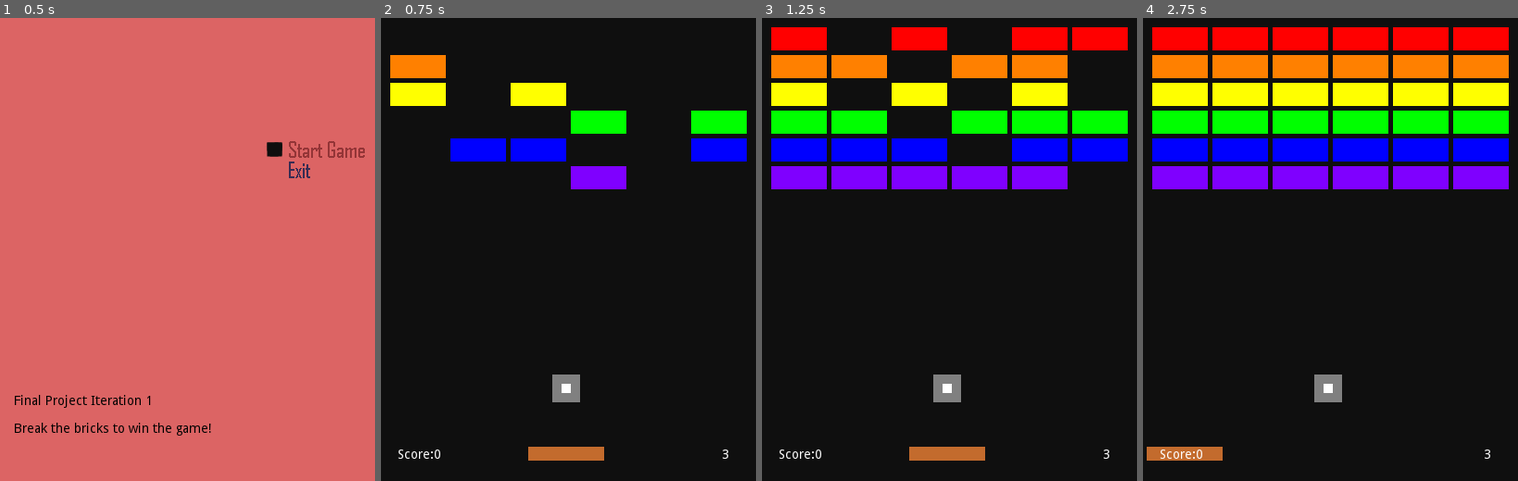
Above: before the commit, frames 1-4 (left to right).
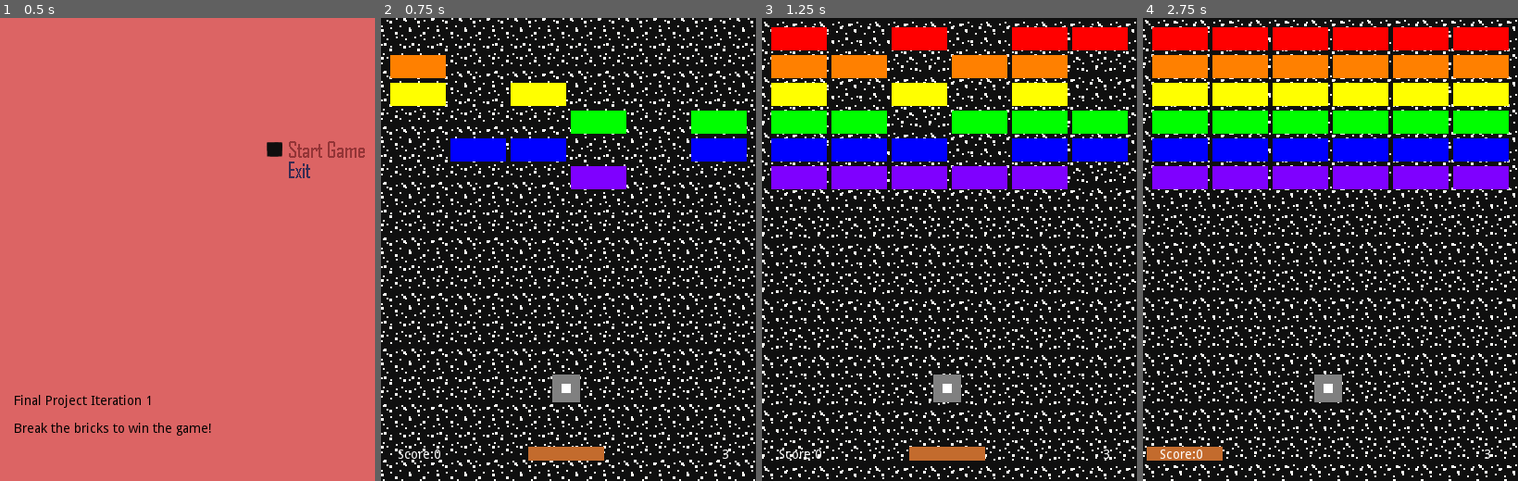
Above: after the commit, the same moments.

Repository: CodyMiner/FP-Breaker-Breaker
Game: Godot game, scene res://src/TitleScreen.tscn
Two runs of this game, one before a commit and one after it. Both use one fixed random seed, a clock stepped at 60 frames per second and the inputs below.
Inputs (mouse positions are in pixels of both pictures, inside the frame that each line leads up to):
- Up to frame 1 (0.5 s): no input
- Up to frame 2 (0.75 s): click (696, 147) at 0.5 s
- Up to frame 3 (1.25 s): no input
- Up to frame 4 (2.75 s): tap Enter (enter) at 1.25, 2.1 s; hold D (go_right) 1.28-2.03 s; hold Enter (enter) 1.28-2.03 s; hold A (go_left) from 2.03 s (still down)

Frame 1 is identical in both runs. In frame 2, 9.2% of the frame differs, in the area x 0-100%, y 0-100%; in frame 3, 8.1%; in frame 4, 7.5%.

Commit message:
Add parallax slow

Diff:
--- a/project/src/Background.tscn
+++ b/project/src/Background.tscn
@@ -6,6 +6,9 @@
 [ext_resource path="res://assets/hammering.wav" type="AudioStream" id=4]
 [ext_resource path="res://src/Bottom.gd" type="Script" id=5]
 [ext_resource path="res://src/GameUI.tscn" type="PackedScene" id=6]
+[ext_resource path="res://assets/snow.png" type="Texture" id=7]
+[ext_resource path="res://src/ParallaxLayer.gd" type="Script" id=8]
+[ext_resource path="res://src/ParallaxLayer2.gd" type="Script" id=9]
 
 [sub_resource type="SegmentShape2D" id=1]
 b = Vector2( 0, 500 )
@@ -111,5 +114,26 @@
 __meta__ = {
 "_edit_use_anchors_": false
 }
+
+[node name="ParallaxBackground" type="ParallaxBackground" parent="."]
+scroll_ignore_camera_zoom = true
+
+[node name="ParallaxLayer" type="ParallaxLayer" parent="ParallaxBackground"]
+motion_mirroring = Vector2( 810, 1000 )
+script = ExtResource( 8 )
+
+[node name="Sprite" type="Sprite" parent="ParallaxBackground/ParallaxLayer"]
+scale = Vector2( 2, 2 )
+texture = ExtResource( 7 )
+centered = false
+
+[node name="ParallaxLayer2" type="ParallaxLayer" parent="ParallaxBackground"]
+motion_mirroring = Vector2( 1215, 1500 )
+script = ExtResource( 9 )
+
+[node name="Sprite" type="Sprite" parent="ParallaxBackground/ParallaxLayer2"]
+scale = Vector2( 3, 3 )
+texture = ExtResource( 7 )
+centered = false
 [connection signal="pressed" from="Popup/VBoxContainer/btn_continue" to="." method="_on_btn_continue_pressed"]
 [connection signal="pressed" from="Popup/VBoxContainer/btn_quit" to="." method="_on_btn_quit_pressed"]
--- a/project/src/Ball.gd
+++ b/project/src/Ball.gd
@@ -1,6 +1,6 @@
 extends RigidBody2D
 
-onready var GameUI = $"/root/Background/GameUI"
+onready var ScoreLabel = $"/root/Background/ScoreLabel"
 
 func _on_Ball_body_exited(_body):
 	var Background = get_parent()
@@ -8,7 +8,7 @@
 		_body.hit()
 		Background.bricks_broken += 1
 		if Background.bricks_broken > 35:
-			GameUI.score += 50 * (Background.level+1)
+			ScoreLabel.score += 50 * (Background.level+1)
 			Background.level += 1
 			Background._setup_level()
 			queue_free()
--- /dev/null
+++ b/project/src/ParallaxLayer.gd
@@ -0,0 +1,4 @@
+extends ParallaxLayer
+
+func _process(delta):
+	motion_offset.y += 0.2
--- /dev/null
+++ b/project/src/ParallaxLayer2.gd
@@ -0,0 +1,4 @@
+extends ParallaxLayer
+
+func _process(delta):
+	motion_offset.y += 0.3
Binary file added: project/assets/snow.png
Not shown, added: project/assets/snow.png.import
Not shown: 1 places in project/src/Background.tscn that only renumber resources
